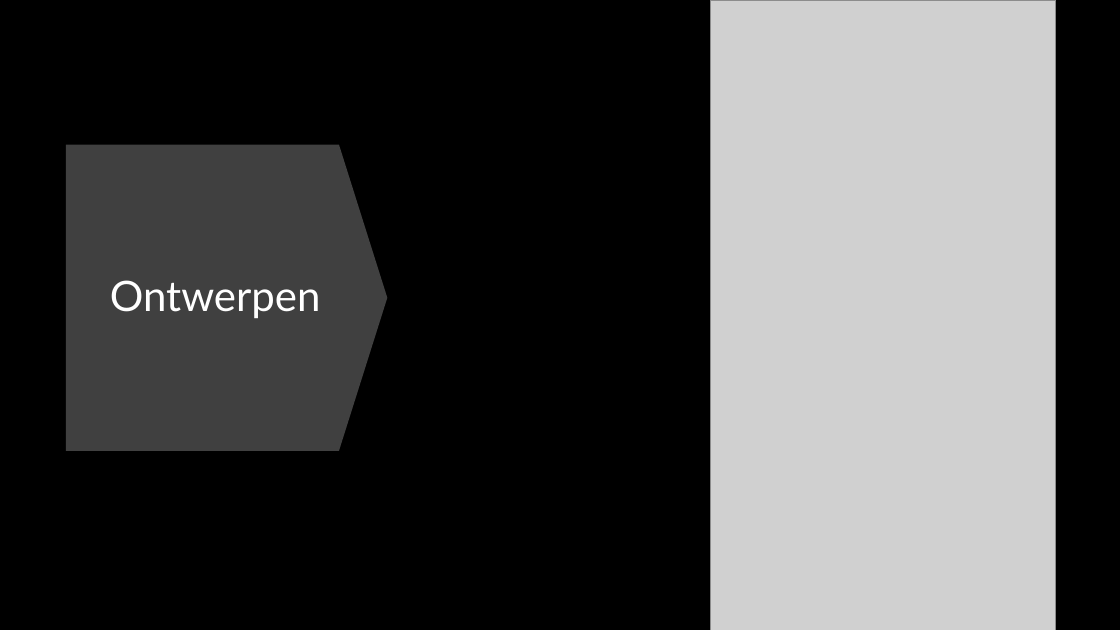
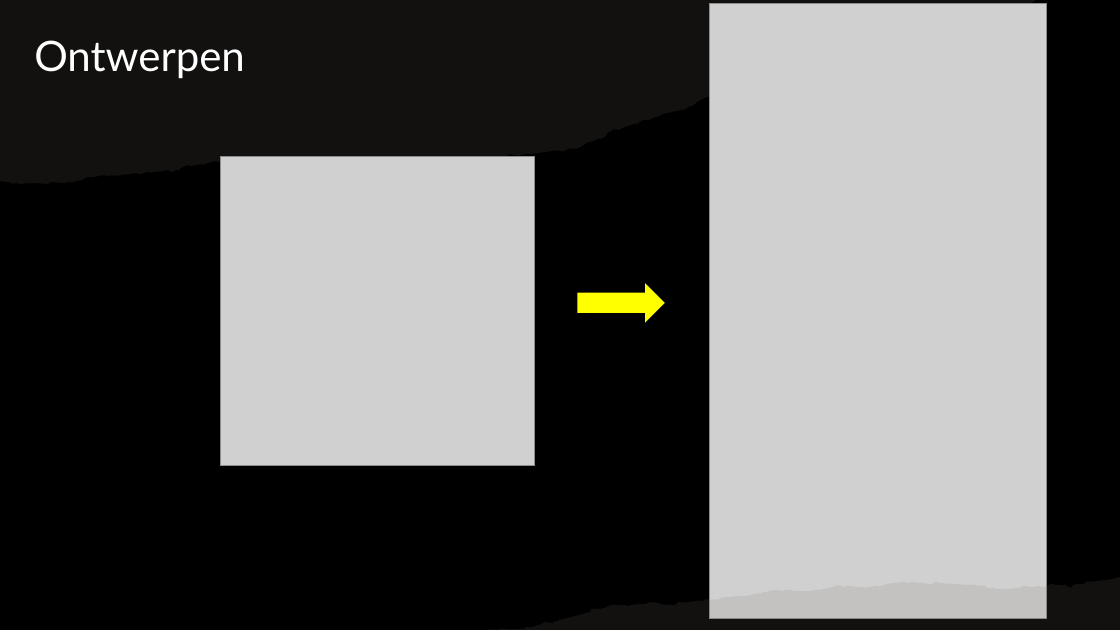
Before and after one commit to TomHeij/Project5-6, a slide deck: slide 9 of Opleverset_Project_5-6/Manage_&_Control/50% Presentatie.pptx. Drawn at 1120x630 pixels with LibreOffice and Linux fonts; fonts in the diff are those of the drawing; grey boxes stand for pictures. Boxes give left, top, right and bottom in pixels: in the first picture for what was removed or moved away, otherwise in the second. Text is boxed around its words. In the diff, an @@ line names an element or a change of style, - is before the commit and + after.

```diff
--- a/Opleverset_Project_5-6/Manage_&_Control/50% Presentatie.pptx
+++ b/Opleverset_Project_5-6/Manage_&_Control/50% Presentatie.pptx
@@ freeform shape added at <box>0,0,1035,185</box>, fill #82766A at 15% opacity @@
@@ title "Ontwerpen": place and size @@
-title "Ontwerpen" at <box>110,280,321,318</box>
+title "Ontwerpen" at <box>34,40,245,79</box>
@@ title "Ontwerpen" at <box>34,40,245,79</box>: alignment centre to left; vertical alignment middle to bottom @@
@@ picture: place and size @@
-picture at <box>711,0,1056,630</box>
+picture at <box>709,3,1046,618</box>
@@ down arrow removed at <box>66,145,388,451</box> @@
@@ picture added at <box>220,157,535,466</box> @@
@@ right arrow added at <box>576,281,666,325</box>, fill #FFFF00, outline #000000 1.5 pt @@
@@ freeform shape added at <box>487,577,1120,630</box>, fill #82766A at 15% opacity @@
```
